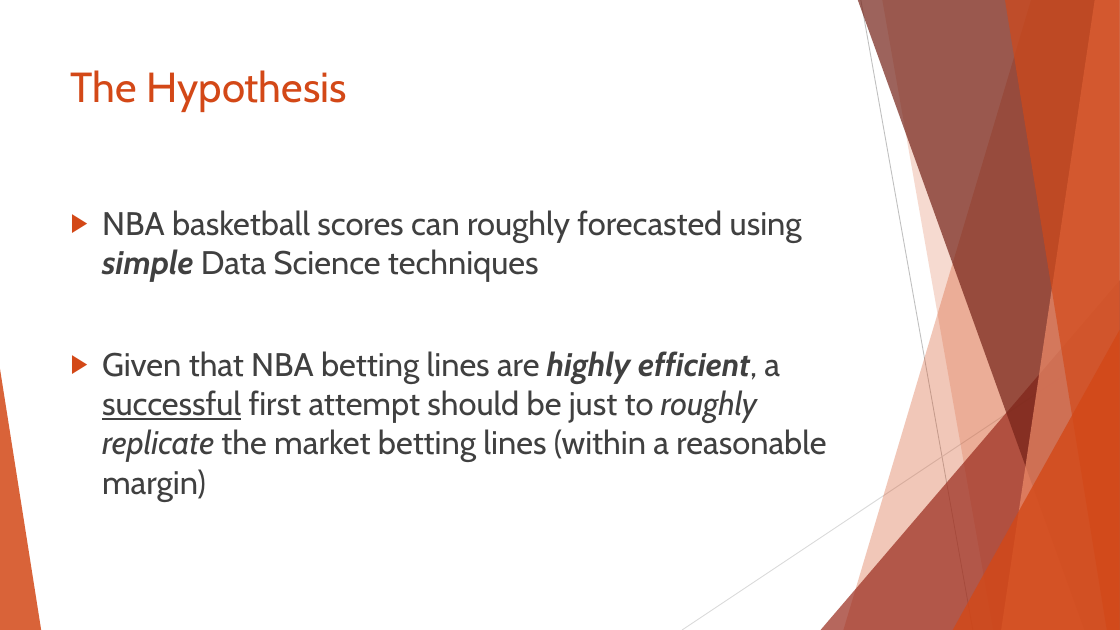
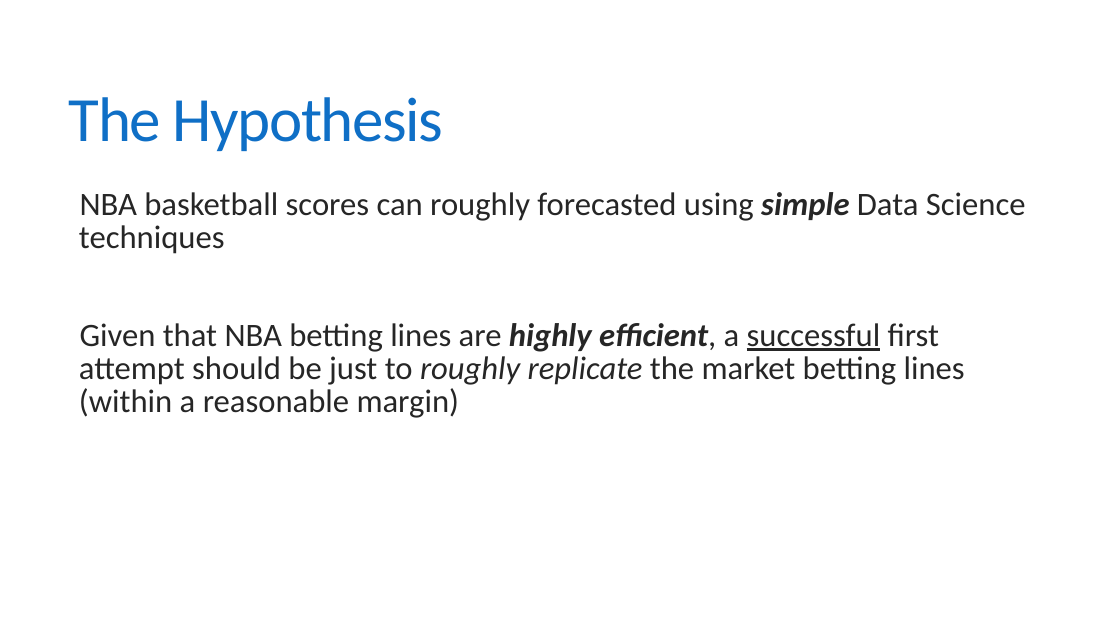
Before and after one commit to dlgoldman/DS-SF-30, a slide deck: slide 5 of final-project/3/Final_Project_3_David_Goldman.pptx. Drawn at 1120x630 pixels with LibreOffice and Linux fonts; fonts in the diff are those of the drawing. Boxes give left, top, right and bottom in pixels: in the first picture for what was removed or moved away, otherwise in the second. Text is boxed around its words. In the diff, an @@ line names an element or a change of style, - is before the commit and + after.

```diff
--- a/final-project/3/Final_Project_3_David_Goldman.pptx
+++ b/final-project/3/Final_Project_3_David_Goldman.pptx
@@ title "The Hypothesis": place and size @@
-title "The Hypothesis" at [71,70,346,112]
+title "The Hypothesis" at [69,97,444,151]
@@ title "The Hypothesis" at [69,97,444,151]: size 36 to 54 pt, font Cabin to Calibri, text colour #D34817 to #0F6FC6, letter spacing 0 to -1.2 pt; line spacing 1 to 0.85; vertical alignment top to middle @@
@@ text "NBA basketball scores can roughly ...": place and size @@
-text "NBA basketball scores can roughly ..." at [102,210,826,502]
+text "NBA basketball scores can roughly ..." at [79,192,1026,418]
@@ text "NBA basketball scores can roughly ..." at [79,192,1026,418]: font Cabin to Calibri, text colour #404040 to #262626; bullet ▶ to  ; line spacing 1 to 0.85; more space between paragraphs @@
@@ group removed at [0,0,1120,630]: 5 freeform shapes, 3 triangles, 2 lines @@
```
Also in this commit, not shown: 10 other slides changed, 2 other files.
